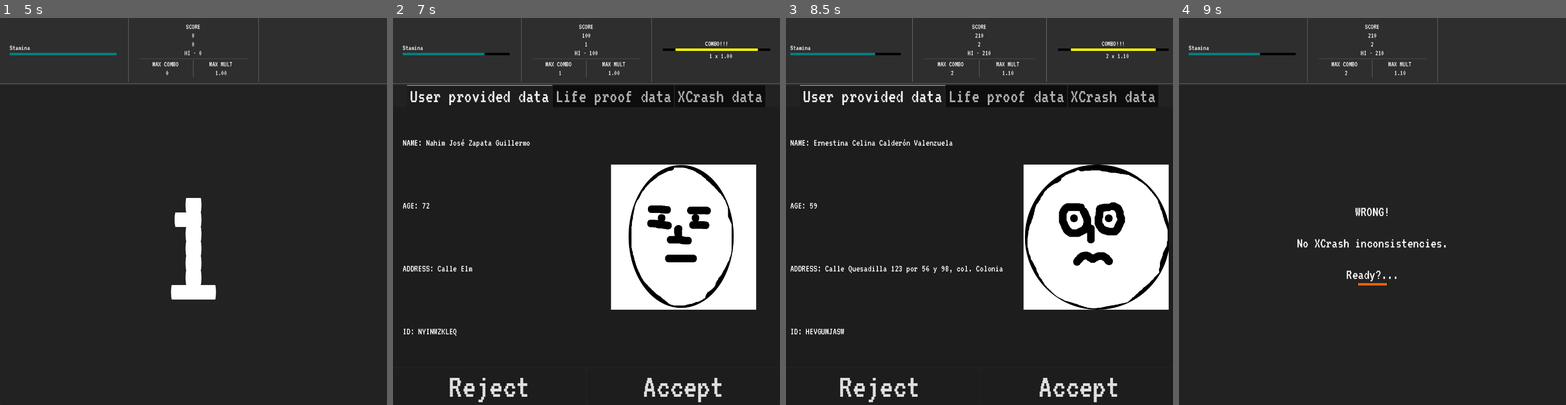
Above: before the commit, frames 1-4 (left to right).
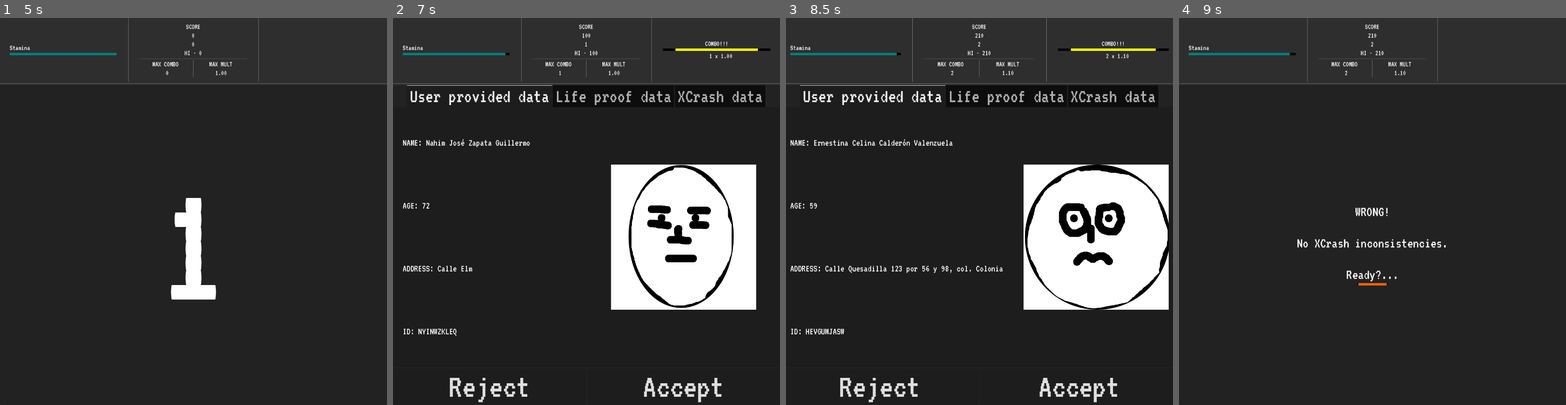
Above: after the commit, the same moments.

Repository: pyramid-seph/dash_dash_dashboard
Game: Godot game, scene res://scenes/Game.tscn
Two runs of this game, one before a commit and one after it. Both use one fixed random seed, a clock stepped at 60 frames per second and the inputs below.
Inputs:
- Up to frame 1 (5 s): tap Enter at 0.5 s; hold Space (accept) 0.53-1.28 s; tap Space (accept) at 1.35, 2, 2.85, 3.5, 4.35 s; hold Space (accept) 2.03-2.78 s; hold Space (accept) 3.53-4.28 s
- Up to frame 2 (7 s): tap Space (accept) at 5, 6.6 s; hold Space (accept) 5.03-5.75 s; click "Accept" at 5.75 s
- Up to frame 3 (8.5 s): click "Accept" at 7.25 s; hold Space (accept) from 8.03 s (still down)
- Up to frame 4 (9 s): release Space (accept) at 8.75 s; click "Reject" at 8.75 s

Frame 1 is identical in both runs. In frame 2, less than 0.1% of the frame differs, in the area x 23-30%, y 9-10%; in frame 3, less than 0.1%; in frame 4, less than 0.1%, in the area x 20-54%, y 9-70%.

Commit message:
Fine tune some game values

Diff:
--- a/scenes/Game.tscn
+++ b/scenes/Game.tscn
@@ -21,7 +21,9 @@
 music_bg = ExtResource("2_arets")
 accept_sfx = ExtResource("3_87f72")
 cancel_sfx = ExtResource("4_qcsay")
-stamina_sec = 5.0
+stamina_sec = 30.0
+stamina_gain_sec = 5.0
+stamina_lose_sec = 3.0
 
 [node name="GameStateMachine" type="Node" parent="."]
 process_mode = 3
